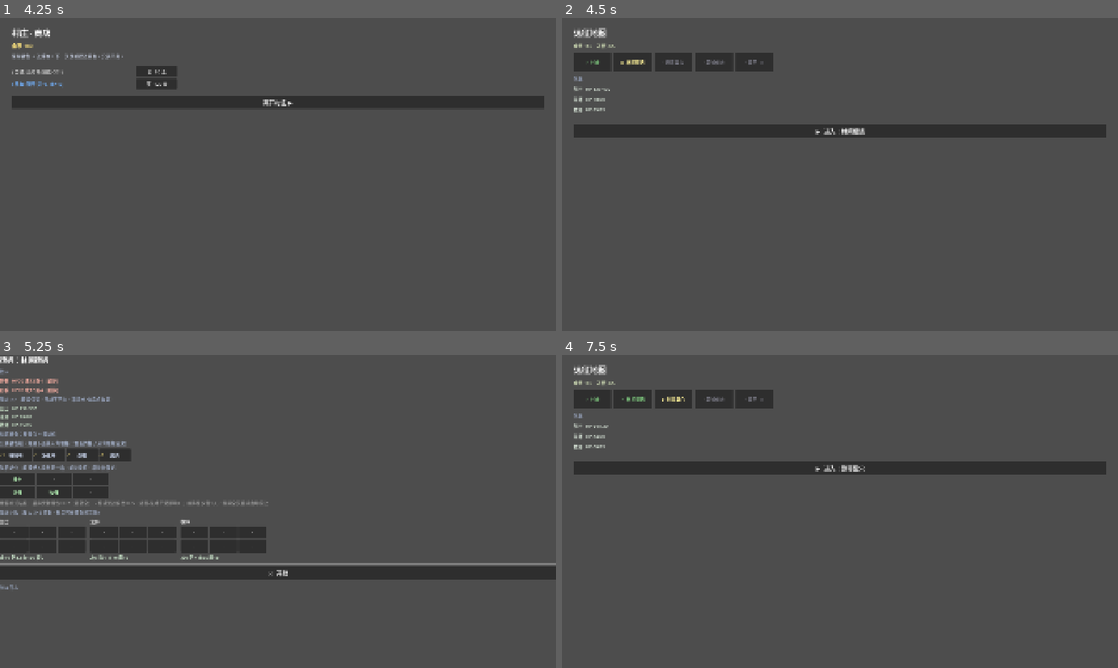
Above: before the commit, frames 1-4 (two rows, left to right).
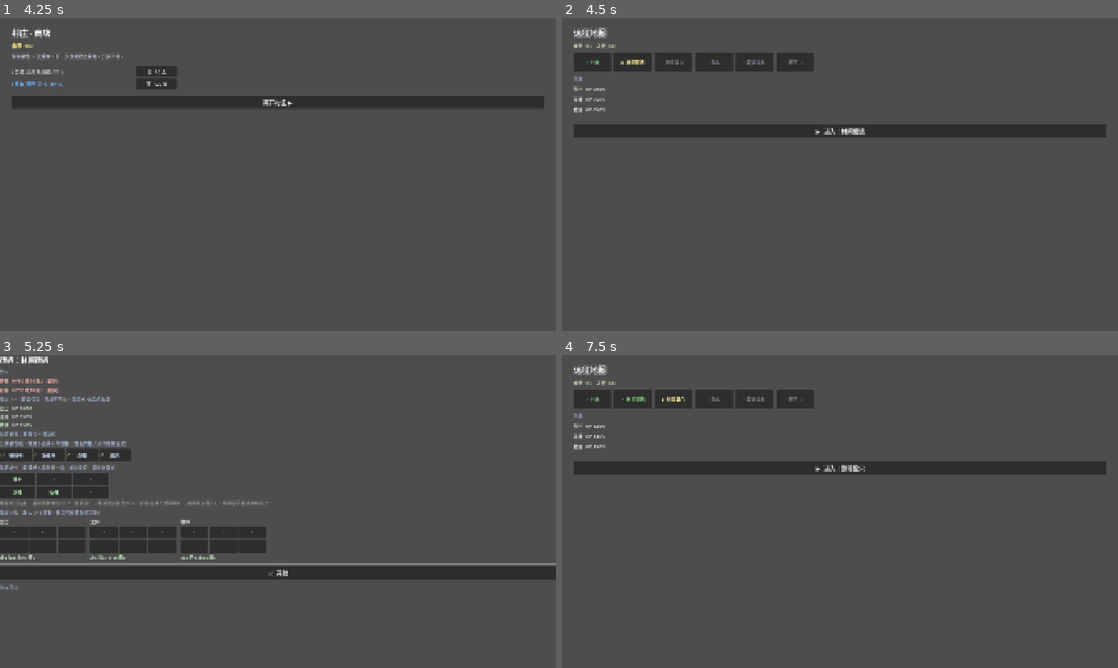
Above: after the commit, the same moments.

Repository: liyang29/Brave-Team
Game: Godot game, scene res://scenes/ui/TitleScreen.tscn
Two runs of this game, one before a commit and one after it. Both use one fixed random seed, a clock stepped at 60 frames per second and the inputs below.
Inputs:
- Up to frame 1 (4.25 s): click "▶ 开始冒险" at 0.5 s; click "买 50 金" at 1.25 s; click "买 120 金" at 2 s; click "买 120 金" at 2.75 s; click "买 50 金" at 3.5 s
- Up to frame 2 (4.5 s): click "离开村庄 ▶" at 4.25 s
- Up to frame 3 (5.25 s): click "▶ 进入：林间遭遇" at 5 s
- Up to frame 4 (7.5 s): click "⚔ 开战" at 5.75 s; click "继续 ▶" at 6.5 s; click "✕ 丢弃这件" at 7.25 s

Frame 1 is identical in both runs. In frame 2, 0.5% of the frame differs, in the area x 5-46%, y 8-30%; in frame 3, 0.1%; in frame 4, 0.5%.

Commit message:
feat(balance): 降 base 让背包成主力 + 泉水回血点 + 平衡 harness（Step 5/6）
- 裸 base 降到实验低值（战90/6/8、法55/3/5、牧65/3/5），战力主要靠背包
- 新增 rest 节点类型 + State.REST + Rest 场景：全员回 50% 最大血（钳上限/不复活）
  地图：村庄→林间→剧毒→泉水→废墟→魔王（消耗战泄压阀）
- 新增 test_balance harness：模拟好/中庸/烂 build 跑整局输出通关率
- 重调敌人到中等难度：好build 20/20 · 中庸 ~12/20 · 烂build 0/20（魔王是协同门槛）
- 测试 111/111 绿

Co-Authored-By: Claude Opus 4.8 <noreply@anthropic.com>

Diff:
--- /dev/null
+++ b/scenes/run/Rest.tscn
@@ -0,0 +1,10 @@
+[gd_scene load_steps=2 format=3]
+
+[ext_resource type="Script" path="res://scripts/ui/RestScreen.gd" id="1"]
+
+[node name="Rest" type="Control"]
+layout_mode = 3
+anchors_preset = 15
+anchor_right = 1.0
+anchor_bottom = 1.0
+script = ExtResource("1")
--- a/scripts/autoload/RunManager.gd
+++ b/scripts/autoload/RunManager.gd
@@ -17,10 +17,11 @@
 
 const LootTable = preload("res://scripts/systems/LootTable.gd")
 
-enum State { NONE, MAP, ENCOUNTER, DRAFT, SHOP, VICTORY, GAME_OVER }
+enum State { NONE, MAP, ENCOUNTER, DRAFT, SHOP, REST, VICTORY, GAME_OVER }
 
 const START_GOLD := 500
 const SHOP_STOCK_SIZE := 6
+const REST_HEAL_PCT := 0.5   # 泉水/休息点：全员回复最大血的比例（消耗战泄压阀）
 
 var state: int = State.NONE
 var party: Array = []        # Array[Hero]，整局复用，HP 累积
@@ -73,13 +74,40 @@
 	return party.filter(func(h): return h.is_alive())
 
 
-## 进入当前节点：村庄 → 商店；其它 → 遭遇。
+## 进入当前节点：村庄 → 商店；泉水 → 休息；其它 → 遭遇。
 func enter_current_node() -> void:
-	if current_node().get("type", "") == "shop":
-		shop_stock = LootTable.draw_draft(SHOP_STOCK_SIZE)   # 按 rarity 随机上货
-		_set_state(State.SHOP)
+	match current_node().get("type", ""):
+		"shop":
+			shop_stock = LootTable.draw_draft(SHOP_STOCK_SIZE)   # 按 rarity 随机上货
+			_set_state(State.SHOP)
+		"rest":
+			_set_state(State.REST)
+		_:
+			_set_state(State.ENCOUNTER)
+
+
+## 泉水/休息：全员存活英雄回复 REST_HEAL_PCT 比例的最大血（钳到上限）。
+## 返回 [{ name, before, after, max }]，供界面展示回血前后。
+func rest_heal() -> Array:
+	var report: Array = []
+	for h in party:
+		if not h.is_alive():
+			continue
+		var mx: int = h.get_max_hp()
+		var before: int = h.current_hp
+		h.current_hp = min(mx, before + int(ceil(mx * REST_HEAL_PCT)))
+		report.append({ "name": h.entity_name, "before": before, "after": h.current_hp, "max": mx })
+	return report
+
+
+## 离开休息点 → 前进到下一节点。
+func leave_rest() -> void:
+	depth += 1
+	depth_changed.emit(depth)
+	if depth >= nodes.size():
+		_set_state(State.VICTORY)
 	else:
-		_set_state(State.ENCOUNTER)
+		_set_state(State.MAP)
 
 
 ## 商店购买：金币够且在售 → 扣钱、入库、下架。返回是否成功。
@@ -149,15 +177,17 @@
 	state_changed.emit(s)
 
 
-# ── 起手名册（占位数值：现保持现状，低裸base 留到 Step 3 接背包时再调）─────────
+# ── 起手名册（Step 5：裸 base 压低，战力主要来自背包/商店/战利品）──────────────
 # 返回 Array[{ "hero": Hero, "base": Dictionary, "grid": Dictionary }]。
-# base 暂等于英雄当前占位数值（裸base 真相源）；grid 空（起手空背包，靠战利品）。
+# base = 英雄"光身"裸属性（裸base 真相源）；grid 空（起手空背包）。
+# 注：技能在 BackpackLoadout.build_party 里按背包技能书重置，故 _starter 的技能在
+#     跑局战斗中会被背包书覆盖（这里留着只是占位、不影响）。
 
 func _make_starter_roster() -> Array:
 	return [
-		_starter_entry(Hero.HeroClass.WARRIOR, "战士", 130, 16, 12, 8, 0, 60, ["slash"]),
-		_starter_entry(Hero.HeroClass.MAGE,    "法师", 70, 8, 4, 13, 19, 80, ["fireball"]),
-		_starter_entry(Hero.HeroClass.PRIEST,  "牧师", 85, 6, 7, 9, 16, 80, ["holy_heal", "purify"]),
+		_starter_entry(Hero.HeroClass.WARRIOR, "战士", 90, 6, 8, 9, 0, 40, ["slash"]),
+		_starter_entry(Hero.HeroClass.MAGE,    "法师", 55, 3, 3, 12, 5, 70, ["fireball"]),
+		_starter_entry(Hero.HeroClass.PRIEST,  "牧师", 65, 3, 4, 9, 5, 70, ["holy_heal", "purify"]),
 	]
 
 # 造一个名册条目：英雄 + 裸base 字典 + 空背包
@@ -195,15 +225,17 @@
 	return hero
 
 
-# ── 地图（占位：线性 3 战斗 + 1 魔王）────────────────────────────────────────
+# ── 地图（村庄 → 3 战斗 + 中途泉水 + 魔王）────────────────────────────────────
+# 敌人数值配合 Step 5 的低裸 base（战力靠背包）：第一版草稿，由平衡 harness + 试玩拧。
 
 func _build_map() -> Array:
 	return [
 		_node("shop", "村庄", [], 0),
-		_node("battle", "林间遭遇", [_e("野狼", 70, 12, 4, 9), _e("野狼", 70, 12, 4, 9)], 20),
-		_node("battle", "剧毒巢穴", [_e("毒虫", 55, 11, 3, 11, "back", true), _e("石卫", 120, 13, 9, 6)], 25),
-		_node("battle", "废墟伏击", [_e("强盗", 95, 15, 6, 10), _e("游侠", 70, 14, 5, 12, "back", true)], 30),
-		_node("boss",   "魔王",     [_e("魔王", 260, 22, 12, 10), _e("爪牙", 90, 14, 6, 9)], 100),
+		_node("battle", "林间遭遇", [_e("野狼", 56, 10, 2, 9), _e("野狼", 56, 10, 2, 9)], 20),
+		_node("battle", "剧毒巢穴", [_e("毒虫", 45, 8, 1, 11, "back", true), _e("石卫", 93, 10, 7, 6)], 25),
+		_node("rest",   "泉水", [], 0),
+		_node("battle", "废墟伏击", [_e("强盗", 78, 12, 4, 10), _e("游侠", 60, 11, 2, 12, "back", true)], 30),
+		_node("boss",   "魔王",     [_e("魔王", 222, 18, 10, 10), _e("爪牙", 84, 12, 4, 9)], 100),
 	]
 
 func _node(type: String, nm: String, enemies: Array, g: int) -> Dictionary:
--- /dev/null
+++ b/scripts/ui/RestScreen.gd
@@ -0,0 +1,59 @@
+extends Control
+
+# ─────────────────────────────────────────────────────────────────────────────
+# RestScreen — 泉水 / 休息点（消耗战泄压阀）
+# 进入即全员回复 RunManager.REST_HEAL_PCT 比例的最大血 → 展示前后 → 继续回地图。
+# ─────────────────────────────────────────────────────────────────────────────
+
+const SCENE_MAP := "res://scenes/run/RunMap.tscn"
+
+
+func _ready() -> void:
+	var root := VBoxContainer.new()
+	root.set_anchors_preset(Control.PRESET_FULL_RECT)
+	root.add_theme_constant_override("separation", 10)
+	root.offset_left = 40; root.offset_top = 30; root.offset_right = -40; root.offset_bottom = -30
+	add_child(root)
+
+	var title := Label.new()
+	title.text = "泉水 · 休息"
+	title.add_theme_font_size_override("font_size", 28)
+	root.add_child(title)
+
+	var hint := Label.new()
+	hint.text = "队伍在泉水边休整，全员回复 %d%% 最大生命。" % int(RunManager.REST_HEAL_PCT * 100)
+	hint.modulate = Color(0.6, 0.9, 0.7)
+	root.add_child(hint)
+
+	root.add_child(HSeparator.new())
+
+	var report: Array = RunManager.rest_heal()
+	for r in report:
+		var l := Label.new()
+		var gained: int = int(r["after"]) - int(r["before"])
+		l.text = "%s  HP %d → %d/%d  [color=#7fdca0](+%d)[/color]" % [
+			r["name"], r["before"], r["after"], r["max"], gained]
+		l.add_theme_font_size_override("font_size", 16)
+		root.add_child(_rich(l.text))
+	if report.is_empty():
+		root.add_child(_rich("[color=gray]无存活成员可回复。[/color]"))
+
+	root.add_child(HSeparator.new())
+
+	var cont := Button.new()
+	cont.text = "继续 ▶"
+	cont.custom_minimum_size = Vector2(200, 44)
+	cont.add_theme_font_size_override("font_size", 20)
+	cont.pressed.connect(func():
+		RunManager.leave_rest()
+		get_tree().change_scene_to_file(SCENE_MAP))
+	root.add_child(cont)
+
+
+func _rich(bb: String) -> RichTextLabel:
+	var rt := RichTextLabel.new()
+	rt.bbcode_enabled = true
+	rt.fit_content = true
+	rt.custom_minimum_size = Vector2(500, 0)
+	rt.text = bb
+	return rt
--- a/scripts/ui/RunMap.gd
+++ b/scripts/ui/RunMap.gd
@@ -7,6 +7,7 @@
 
 const SCENE_ENCOUNTER := "res://scenes/run/Encounter.tscn"
 const SCENE_SHOP := "res://scenes/run/Shop.tscn"
+const SCENE_REST := "res://scenes/run/Rest.tscn"
 const SCENE_TITLE := "res://scenes/ui/TitleScreen.tscn"
 
 func _ready() -> void:
@@ -77,8 +78,11 @@
 	enter.add_theme_font_size_override("font_size", 20)
 	enter.pressed.connect(func():
 		RunManager.enter_current_node()
-		# 村庄 → 商店；其它 → 遭遇
-		var next := SCENE_SHOP if node.get("type") == "shop" else SCENE_ENCOUNTER
+		# 按节点类型进对应场景
+		var next := SCENE_ENCOUNTER
+		match node.get("type"):
+			"shop": next = SCENE_SHOP
+			"rest": next = SCENE_REST
 		get_tree().change_scene_to_file(next))
 	root.add_child(enter)
 
--- /dev/null
+++ b/tests/test_balance.gd
@@ -0,0 +1,83 @@
+extends GutTest
+
+# ─────────────────────────────────────────────────────────────────────────────
+# test_balance — 跑局平衡 harness（Step 5）
+#
+# 模拟"好 build vs 烂 build"跑完整条线（HP 跨节点累积、泉水回血、build_party 钳血），
+# 输出通关率。目标：中等难度——好 build 多数能通关、烂 build 多数过不去。
+# 数值不达标就回 RunManager._build_map 拧敌人，再跑本测试。
+# ─────────────────────────────────────────────────────────────────────────────
+
+const Loadout = preload("res://scripts/systems/BackpackLoadout.gd")
+const TRIALS := 20
+
+
+# 好 build：协同相邻 + 放对人 + 带本职技能书
+func _good_grids() -> Array:
+	return [
+		# 战士：开刃(剑+磨刀石) + 重装(盾+甲) + 斩击书
+		{ Vector2i(0,0): "iron_sword", Vector2i(1,0): "whetstone", Vector2i(2,0): "book_slash",
+		  Vector2i(0,1): "shield", Vector2i(1,1): "chainmail" },
+		# 法师：共鸣(法杖+魔典) + 火球书
+		{ Vector2i(0,0): "staff", Vector2i(1,0): "tome", Vector2i(2,0): "book_fireball" },
+		# 牧师：生机(护符+红宝石) + 圣徽 + 治疗书
+		{ Vector2i(0,0): "holy_symbol", Vector2i(2,0): "book_heal",
+		  Vector2i(0,1): "amulet", Vector2i(1,1): "charm" },
+	]
+
+# 中庸 build：放对人、有装备有技能书，但没凑相邻协同（衡量"协同到底多关键"）
+func _ok_grids() -> Array:
+	return [
+		{ Vector2i(0,0): "iron_sword", Vector2i(2,0): "chainmail", Vector2i(2,1): "book_slash" },
+		{ Vector2i(0,0): "staff", Vector2i(2,0): "book_fireball" },
+		{ Vector2i(0,0): "amulet", Vector2i(2,0): "book_heal" },
+	]
+
+# 烂 build：放错人、无协同、无对职业技能书
+func _bad_grids() -> Array:
+	return [
+		{ Vector2i(0,0): "staff" },        # 战士拿法杖（魔力对物理战士没用）
+		{ Vector2i(0,0): "iron_sword" },   # 法师拿剑（攻击对法系没用）
+		{ Vector2i(0,0): "shield" },       # 牧师只有个盾
+	]
+
+
+# 跑一整局，返回是否通关（魔王也打过）
+func _run_once(grids: Array) -> bool:
+	RunManager.start_run()
+	for i in range(grids.size()):
+		RunManager.roster[i]["grid"] = grids[i].duplicate()
+	for d in range(RunManager.nodes.size()):
+		var node: Dictionary = RunManager.nodes[d]
+		match node.get("type"):
+			"shop":
+				pass
+			"rest":
+				RunManager.rest_heal()
+			_:
+				var alive: Array = RunManager.roster.filter(func(e): return e["hero"].is_alive())
+				if alive.is_empty():
+					return false
+				var party: Party = Loadout.build_party(alive, RunManager.squad_slots, false)
+				var result: BattleResult = BattleSimulator.simulate(party, node.get("enemies", []))
+				if not result.party_won:
+					return false
+	return true
+
+
+func _win_rate(grids: Array) -> int:
+	var wins := 0
+	for t in range(TRIALS):
+		if _run_once(grids):
+			wins += 1
+	return wins
+
+
+func test_good_build_beats_bad_build() -> void:
+	var good := _win_rate(_good_grids())
+	var ok := _win_rate(_ok_grids())
+	var bad := _win_rate(_bad_grids())
+	gut.p("通关率  好build %d/%d  ·  中庸 %d/%d  ·  烂build %d/%d" % [good, TRIALS, ok, TRIALS, bad, TRIALS])
+	assert_gt(good, bad, "好 build 通关率应明显高于烂 build")
+	assert_gte(good, int(TRIALS * 0.5), "好 build 至少一半能通关（不是必死）")
+	assert_lte(bad, int(TRIALS * 0.5), "烂 build 多数过不去（build 要有意义）")
--- a/tests/test_run_manager.gd
+++ b/tests/test_run_manager.gd
@@ -5,14 +5,18 @@
 const Loadout = preload("res://scripts/systems/BackpackLoadout.gd")
 const LootTable = preload("res://scripts/systems/LootTable.gd")
 
-# 过一个节点：村庄→直接离开；战斗→胜利(若进 DRAFT 则用 keep 完成 draft)前进。
+# 过一个节点：村庄→离开；泉水→回血并离开；战斗→胜利(若进 DRAFT 用 keep 完成)前进。
 func _advance(keep: Array = []) -> void:
-	if RunManager.current_node().get("type") == "shop":
-		RunManager.leave_shop()
-		return
-	RunManager.resolve_encounter(true)
-	if RunManager.state == RunManager.State.DRAFT:
-		RunManager.finish_draft(keep)
+	match RunManager.current_node().get("type"):
+		"shop":
+			RunManager.leave_shop()
+		"rest":
+			RunManager.rest_heal()
+			RunManager.leave_rest()
+		_:
+			RunManager.resolve_encounter(true)
+			if RunManager.state == RunManager.State.DRAFT:
+				RunManager.finish_draft(keep)
 
 
 func test_start_run_sets_up_state() -> void:
@@ -73,8 +77,8 @@
 func test_base_captures_naked_stats() -> void:
 	RunManager.start_run()
 	var w_base: Dictionary = RunManager.roster[0]["base"]
-	assert_eq(int(w_base["hp"]), 130, "战士裸base血=占位 130")
-	assert_eq(int(w_base["atk"]), 16, "战士裸base攻=占位 16")
+	assert_eq(int(w_base["hp"]), 90, "战士裸base血=低值 90")
+	assert_eq(int(w_base["atk"]), 6, "战士裸base攻=低值 6")
 
 func test_backpack_state_persists_across_nodes() -> void:
 	RunManager.start_run()
@@ -163,3 +167,45 @@
 	assert_eq(RunManager.depth, 1, "离开村庄 → 前进到第 1 节点")
 	assert_eq(RunManager.state, RunManager.State.MAP, "回到地图")
 	assert_eq(RunManager.current_node().get("type"), "battle", "第 1 节点是战斗")
+
+
+# ── 泉水 / 休息点 ─────────────────────────────────────────────────────────────
+
+func _goto_rest() -> void:
+	RunManager.start_run()
+	RunManager.leave_shop()   # →1 林间
+	_advance()                # →2 剧毒
+	_advance()                # →3 泉水
+
+func test_node_3_is_rest() -> void:
+	_goto_rest()
+	assert_eq(RunManager.current_node().get("type"), "rest", "第 3 节点是泉水")
+
+func test_enter_rest_sets_state() -> void:
+	_goto_rest()
+	RunManager.enter_current_node()
+	assert_eq(RunManager.state, RunManager.State.REST, "进泉水 → REST 状态")
+
+func test_rest_heals_capped() -> void:
+	RunManager.start_run()
+	var h = RunManager.party[0]
+	h.current_hp = 1
+	var mx: int = h.get_max_hp()
+	RunManager.rest_heal()
+	var expected: int = min(mx, 1 + int(ceil(mx * RunManager.REST_HEAL_PCT)))
+	assert_eq(h.current_hp, expected, "回复 50%% 最大血（钳到上限）")
+	assert_gt(h.current_hp, 1, "确实回了血")
+
+func test_rest_does_not_revive_dead() -> void:
+	RunManager.start_run()
+	var h = RunManager.party[0]
+	h.current_hp = 0
+	RunManager.rest_heal()
+	assert_eq(h.current_hp, 0, "阵亡的不被泉水复活")
+
+func test_leave_rest_advances() -> void:
+	_goto_rest()
+	RunManager.enter_current_node()
+	RunManager.leave_rest()
+	assert_eq(RunManager.depth, 4, "离开泉水 → 第 4 节点")
+	assert_eq(RunManager.current_node().get("type"), "battle", "第 4 节点是战斗（废墟）")
Not shown, added: scripts/ui/RestScreen.gd.uid
Not shown, added: tests/test_balance.gd.uid
Not shown, changed: docs/PROGRESS.md
Not shown, changed: docs/TODO_BACKPACK_PREP.md
